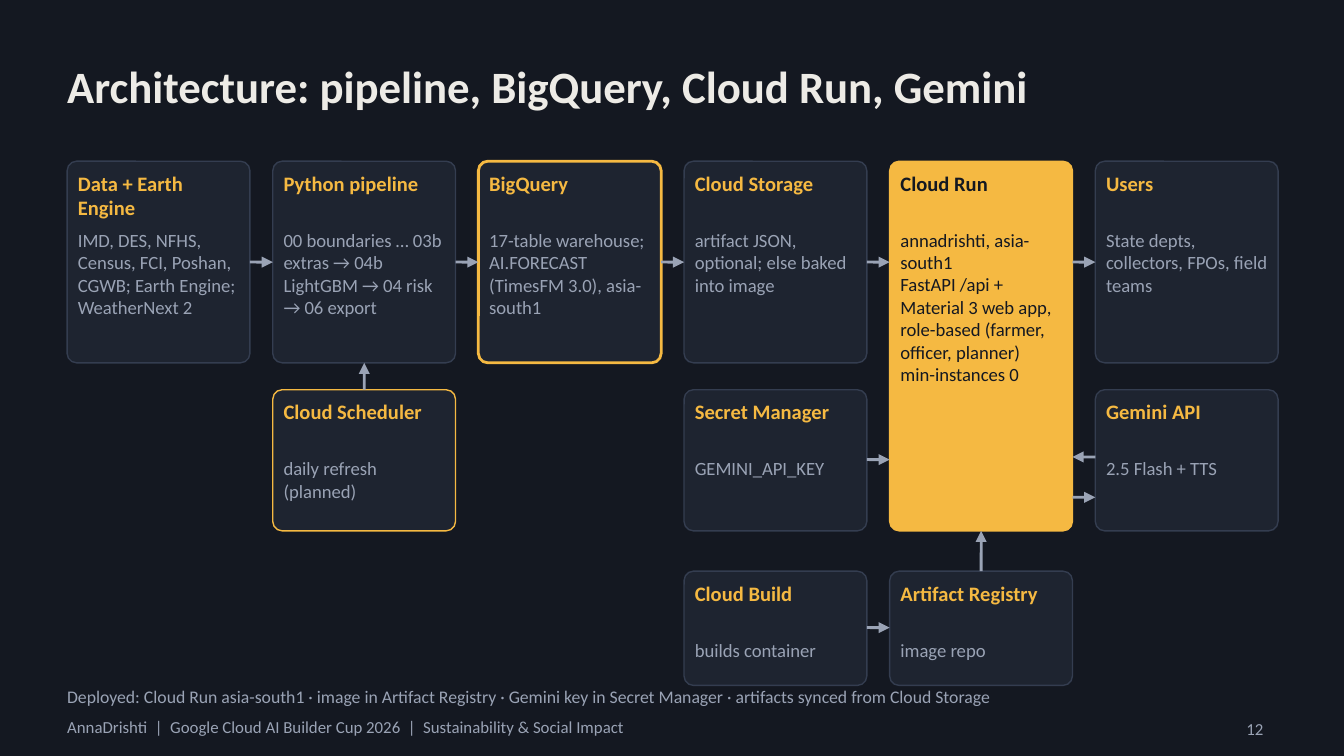
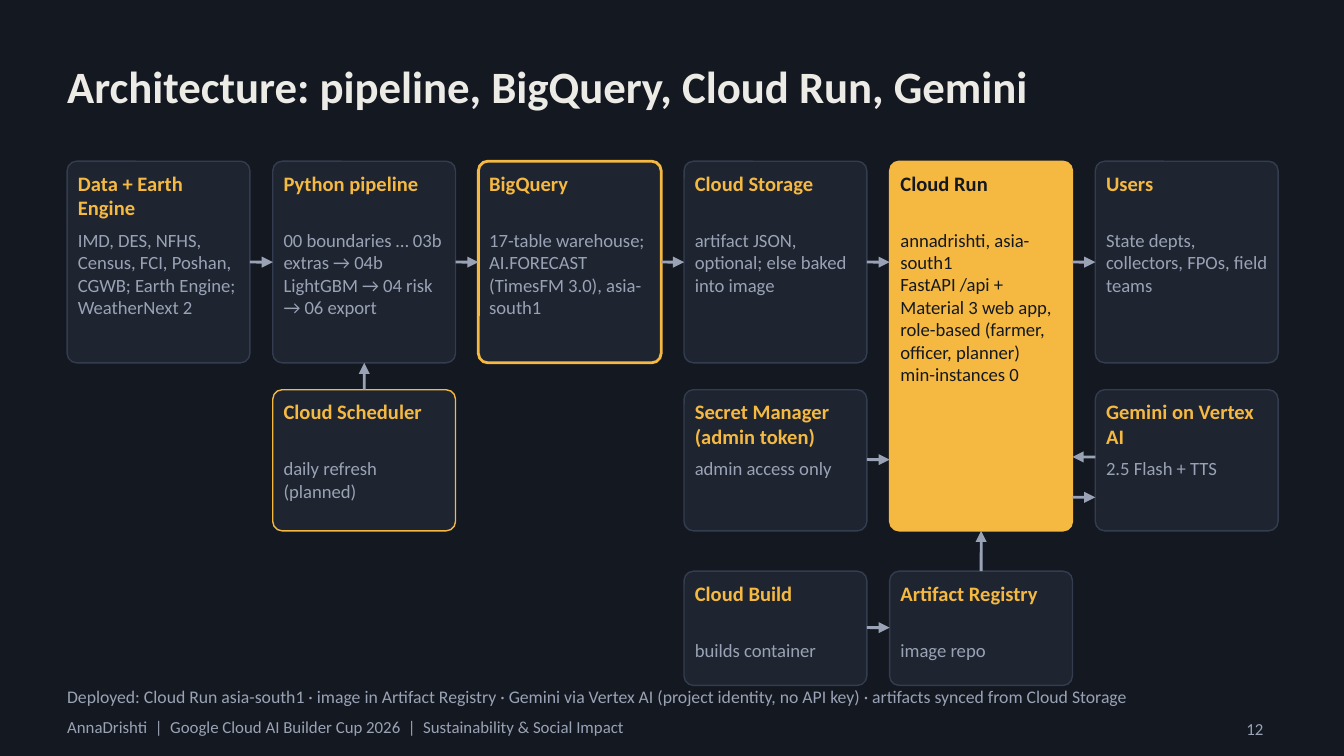
Before and after one commit to mesaketk/annadrishti, a slide deck: slide 12 of docs/AnnaDrishti_deck.pptx. Drawn at 1344x756 pixels with LibreOffice and Linux fonts; fonts in the diff are those of the drawing. Boxes give left, top, right and bottom in pixels: in the first picture for what was removed or moved away, otherwise in the second. Text is boxed around its words. In the diff, an @@ line names an element or a change of style, - is before the commit and + after.

Commit message:
Deck: colour-blind palette screenshots, Vertex wording, NREGA

```diff
--- a/docs/AnnaDrishti_deck.pptx
+++ b/docs/AnnaDrishti_deck.pptx
@@ text at (695, 405, 830, 447): text changed @@
-Secret Manager
+Secret Manager (admin token)
@@ text at (1106, 404, 1254, 444): text changed @@
-Gemini API
+Gemini on Vertex AI
@@ text at (695, 462, 831, 478): text changed @@
-GEMINI_API_KEY
+admin access only
@@ text at (67, 690, 1126, 706): text changed @@
-Deployed: Cloud Run asia-south1 · image in Artifact Registry · Gemini key in Secret Manager · artifacts synced from Cloud Storage
+Deployed: Cloud Run asia-south1 · image in Artifact Registry · Gemini via Vertex AI (project identity, no API key) · artifacts synced from Cloud Storage
```
Also in this commit, not shown: 6 other slides changed, 2 other files.
